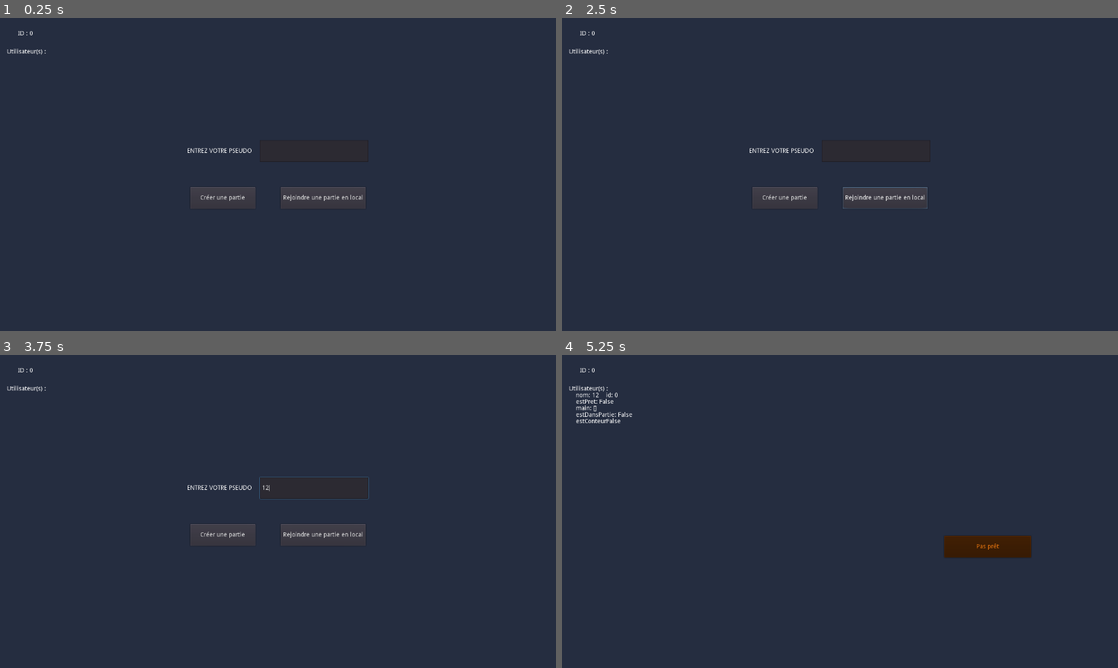
Above: before the commit, frames 1-4 (two rows, left to right).
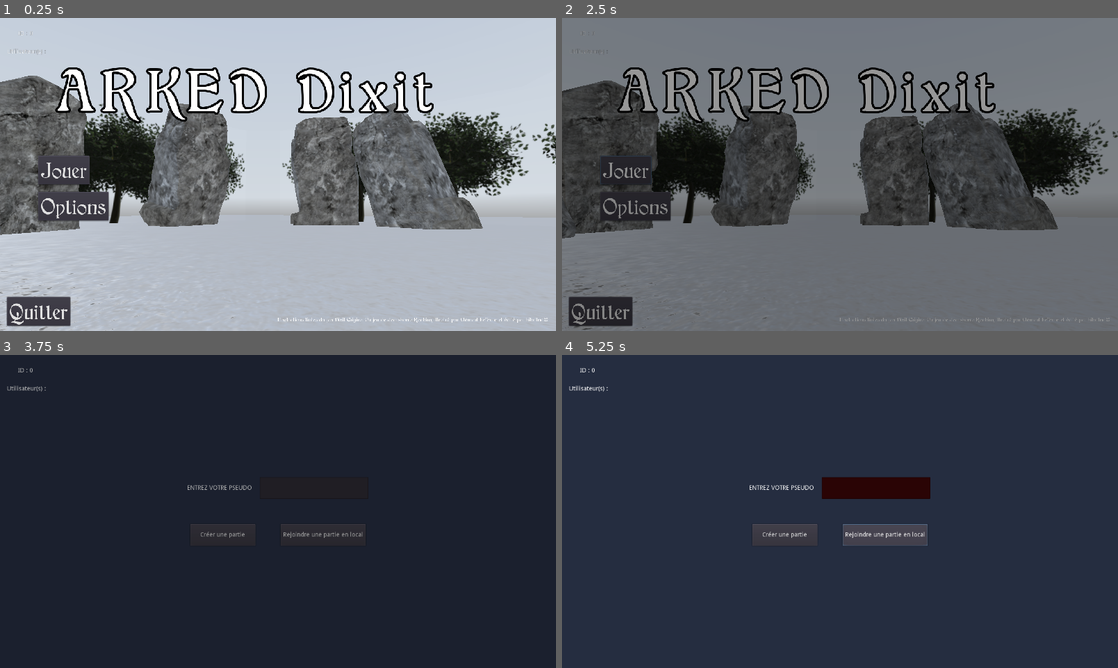
Above: after the commit, the same moments.

Repository: ArthurBajt/ARKED-Dixit-GODOT
Game: Godot game, scene res://Scenes/MenuPrincipal/MenuPrincipal.tscn
Same seed, same stepped clock (60 frames per second), same inputs: the game is played once before the commit and once after it. Before the commit the project starts from res://Scenes/Menu/Menu.tscn. A sky picture missing from this copy of the repository is replaced by a grey-blue gradient.
Inputs (mouse positions are in pixels of both pictures, inside the frame that each line leads up to):
- Up to frame 1 (0.25 s): no input
- Up to frame 2 (2.5 s): click (784, 199) at 0.5 s, where only the run before the commit has a clickable "Créer une partie"; click (884, 199) at 1.25 s, where only the run before the commit has a clickable "Rejoindre une partie en local"; click (623, 171) at 2 s, where only the run after the commit has a clickable "Jouer"
- Up to frame 3 (3.75 s): click (61, 508) at 2.75 s, where only the run after the commit has a clickable "Jouer"; click (311, 486) at 3.52 s; type "12" at 3.6 s
- Up to frame 4 (5.25 s): click "Créer une partie" at 4.25 s; click (884, 536) at 5 s, where only the run after the commit has a clickable "Rejoindre une partie en local"

The runs differ from the first frame. In frame 1, 97% of the frame differs, in the area x 0-100%, y 0-100%; in frame 2, 84%; in frame 3, 0.5%; in frame 4, 4.2%.

Commit message:
Transition + Menu principal

Diff:
--- a/Scenes/Lobby/Lobby.gd
+++ b/Scenes/Lobby/Lobby.gd
@@ -22,7 +22,7 @@
 
 
 func _versPartie():
-	get_tree().change_scene("res://Scenes/Partie/Partie.tscn")
+	Transition.transitionVers("res://Scenes/Partie/Partie.tscn")
 
 func adaptTextButtonPret():
 	if(self.estPret):
--- a/Scenes/Lobby/Lobby.tscn
+++ b/Scenes/Lobby/Lobby.tscn
@@ -45,5 +45,6 @@
 __meta__ = {
 "_edit_use_anchors_": false
 }
+
 [connection signal="pressed" from="Control/VBoxContainer/ButtonPret" to="." method="_on_ButtonPret_pressed"]
 [connection signal="pressed" from="Control/VBoxContainer/ButtonLancer" to="." method="_on_ButtonLancer_pressed"]
--- a/Scenes/MenuPrincipal/MenuPrincipal.gd
+++ b/Scenes/MenuPrincipal/MenuPrincipal.gd
@@ -24,8 +24,7 @@
 #	Sigaux
 
 func _on_BtnJouer_pressed():
-#	Todo: faire un truc plus propre <3
-	get_tree().change_scene("res://Scenes/Menu/Menu.tscn")
+	Transition.transitionVers("res://Scenes/Menu/Menu.tscn")
 
 
 func _on_BtnOptions_pressed():
--- /dev/null
+++ b/Scenes/TransitionScene/TransitionScene.gd
@@ -0,0 +1,22 @@
+class_name TransitionScene
+extends Control
+
+
+func _ready():
+	self.visible = false
+
+
+signal fadeIn
+func fadeIn():
+	self.visible = true
+	$AnimationPlayer.play("fadeIn")
+	yield($AnimationPlayer, "animation_finished")
+	emit_signal("fadeIn")
+
+
+signal fadeOut
+func fadeOut():
+	emit_signal("fadeOut")
+	$AnimationPlayer.play("fadeOut")
+	yield($AnimationPlayer, "animation_finished")
+	self.visible = false
--- /dev/null
+++ b/Scenes/TransitionScene/TransitionScene.tscn
@@ -0,0 +1,109 @@
+[gd_scene load_steps=4 format=2]
+
+[ext_resource path="res://Scenes/TransitionScene/TransitionScene.gd" type="Script" id=1]
+
+[sub_resource type="Animation" id=1]
+resource_name = "fadeIn"
+tracks/0/type = "bezier"
+tracks/0/path = NodePath("ColorRect:color:r")
+tracks/0/interp = 1
+tracks/0/loop_wrap = true
+tracks/0/imported = false
+tracks/0/enabled = true
+tracks/0/keys = {
+"points": PoolRealArray( 0, -0.25, 0, 0.25, 0, 0, -0.25, 0, 0.25, 0 ),
+"times": PoolRealArray( 0, 1 )
+}
+tracks/1/type = "bezier"
+tracks/1/path = NodePath("ColorRect:color:g")
+tracks/1/interp = 1
+tracks/1/loop_wrap = true
+tracks/1/imported = false
+tracks/1/enabled = true
+tracks/1/keys = {
+"points": PoolRealArray( 0, -0.25, 0, 0.25, 0, 0, -0.25, 0, 0.25, 0 ),
+"times": PoolRealArray( 0, 1 )
+}
+tracks/2/type = "bezier"
+tracks/2/path = NodePath("ColorRect:color:b")
+tracks/2/interp = 1
+tracks/2/loop_wrap = true
+tracks/2/imported = false
+tracks/2/enabled = true
+tracks/2/keys = {
+"points": PoolRealArray( 0, -0.25, 0, 0.25, 0, 0, -0.25, 0, 0.25, 0 ),
+"times": PoolRealArray( 0, 1 )
+}
+tracks/3/type = "bezier"
+tracks/3/path = NodePath("ColorRect:color:a")
+tracks/3/interp = 1
+tracks/3/loop_wrap = true
+tracks/3/imported = false
+tracks/3/enabled = true
+tracks/3/keys = {
+"points": PoolRealArray( 0, -0.25, 0, 0.25, 0, 1, -0.25, 0, 0.25, 0 ),
+"times": PoolRealArray( 0, 1 )
+}
+
+[sub_resource type="Animation" id=2]
+resource_name = "fadeOut"
+tracks/0/type = "bezier"
+tracks/0/path = NodePath("ColorRect:color:r")
+tracks/0/interp = 1
+tracks/0/loop_wrap = true
+tracks/0/imported = false
+tracks/0/enabled = true
+tracks/0/keys = {
+"points": PoolRealArray( 0, -0.25, 0, 0.25, 0, 0, -0.25, 0, 0.25, 0 ),
+"times": PoolRealArray( 0, 1 )
+}
+tracks/1/type = "bezier"
+tracks/1/path = NodePath("ColorRect:color:g")
+tracks/1/interp = 1
+tracks/1/loop_wrap = true
+tracks/1/imported = false
+tracks/1/enabled = true
+tracks/1/keys = {
+"points": PoolRealArray( 0, -0.25, 0, 0.25, 0, 0, -0.25, 0, 0.25, 0 ),
+"times": PoolRealArray( 0, 1 )
+}
+tracks/2/type = "bezier"
+tracks/2/path = NodePath("ColorRect:color:b")
+tracks/2/interp = 1
+tracks/2/loop_wrap = true
+tracks/2/imported = false
+tracks/2/enabled = true
+tracks/2/keys = {
+"points": PoolRealArray( 0, -0.25, 0, 0.25, 0, 0, -0.25, 0, 0.25, 0 ),
+"times": PoolRealArray( 0, 1 )
+}
+tracks/3/type = "bezier"
+tracks/3/path = NodePath("ColorRect:color:a")
+tracks/3/interp = 1
+tracks/3/loop_wrap = true
+tracks/3/imported = false
+tracks/3/enabled = true
+tracks/3/keys = {
+"points": PoolRealArray( 1, -0.25, 0, 0.25, 0, 0, -0.25, 0, 0.25, 0 ),
+"times": PoolRealArray( 0, 1 )
+}
+
+[node name="TransitionScene" type="Control"]
+anchor_right = 1.0
+anchor_bottom = 1.0
+script = ExtResource( 1 )
+__meta__ = {
+"_edit_use_anchors_": false
+}
+
+[node name="ColorRect" type="ColorRect" parent="."]
+anchor_right = 1.0
+anchor_bottom = 1.0
+color = Color( 0, 0, 0, 1 )
+__meta__ = {
+"_edit_use_anchors_": false
+}
+
+[node name="AnimationPlayer" type="AnimationPlayer" parent="."]
+anims/fadeIn = SubResource( 1 )
+anims/fadeOut = SubResource( 2 )
--- /dev/null
+++ b/Scripts/Transition.gd
@@ -0,0 +1,20 @@
+extends Node
+
+const SCENE_TRANSITION = preload("res://Scenes/TransitionScene/TransitionScene.tscn")
+var nodeTransition: TransitionScene
+
+
+func _ready():
+	self.nodeTransition = self.SCENE_TRANSITION.instance()
+	get_parent().call_deferred("add_child", self.nodeTransition)
+
+
+
+func transitionVers( scene: String):
+	get_parent().move_child( self.nodeTransition, get_parent().get_child_count() )
+	self.nodeTransition.fadeIn()
+	yield(self.nodeTransition, "fadeIn")
+	get_tree().change_scene(scene)
+	yield(get_tree(), "idle_frame")
+	get_parent().move_child( self.nodeTransition, get_parent().get_child_count() )
+	self.nodeTransition.fadeOut()
--- a/project.godot
+++ b/project.godot
@@ -28,18 +28,24 @@
 "class": "Pioche",
 "language": "GDScript",
 "path": "res://Scenes/Pioche/Pioche.gd"
+}, {
+"base": "Control",
+"class": "TransitionScene",
+"language": "GDScript",
+"path": "res://Scenes/TransitionScene/TransitionScene.gd"
 } ]
 _global_script_class_icons={
 "Carte": "",
 "Chat": "",
 "Joueur": "",
-"Pioche": ""
+"Pioche": "",
+"TransitionScene": ""
 }
 
 [application]
 
 config/name="ARKED-Dixit-GODOT"
-run/main_scene="res://Scenes/Menu/Menu.tscn"
+run/main_scene="res://Scenes/MenuPrincipal/MenuPrincipal.tscn"
 config/icon="res://icon.png"
 config/windows_native_icon="res://icone.ico"
 
@@ -49,6 +55,7 @@
 Network="*res://Scripts/Network.gd"
 R="*res://Scripts/R.gd"
 Debug="*res://Scripts/Debug.gd"
+Transition="*res://Scripts/Transition.gd"
 
 [display]
 
